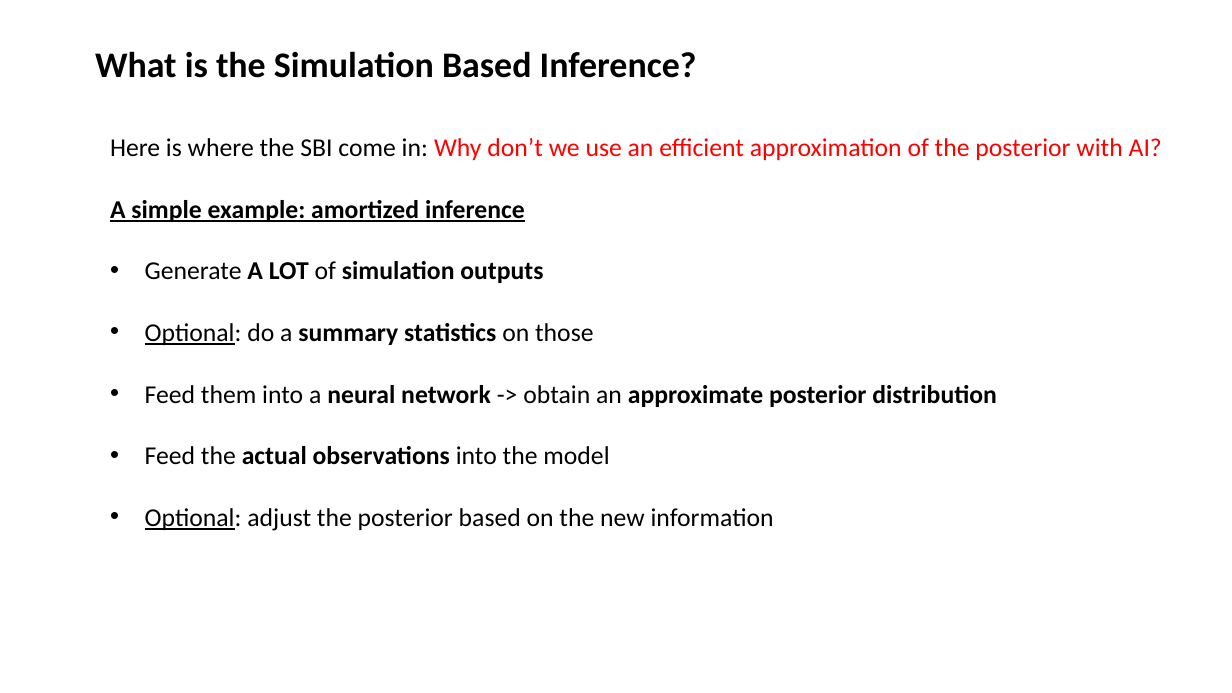
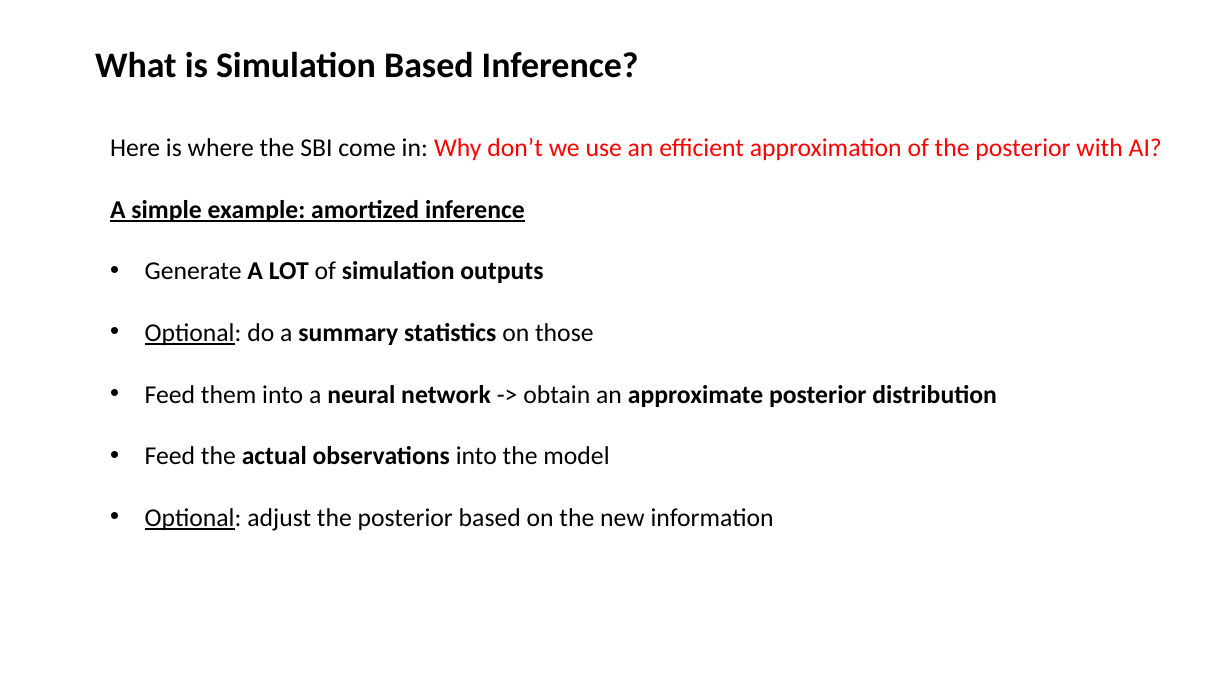
Before and after one commit to albazarova/sbi_intro, a slide deck: slide 9 of SBI_tutorial_v1.2.pptx. Drawn at 1232x693 pixels with LibreOffice and Linux fonts; fonts in the diff are those of the drawing. Boxes give left, top, right and bottom in pixels: in the first picture for what was removed or moved away, otherwise in the second. Text is boxed around its words. In the diff, an @@ line names an element or a change of style, - is before the commit and + after.

```diff
--- a/SBI_tutorial_v1.2.pptx
+++ b/SBI_tutorial_v1.2.pptx
@@ text at (x1=95, y1=51, x2=639, y2=78): text changed @@
-What is the Simulation Based Inference?
+What is Simulation Based Inference?
```
Also in this commit, not shown: 4 other slides changed.
